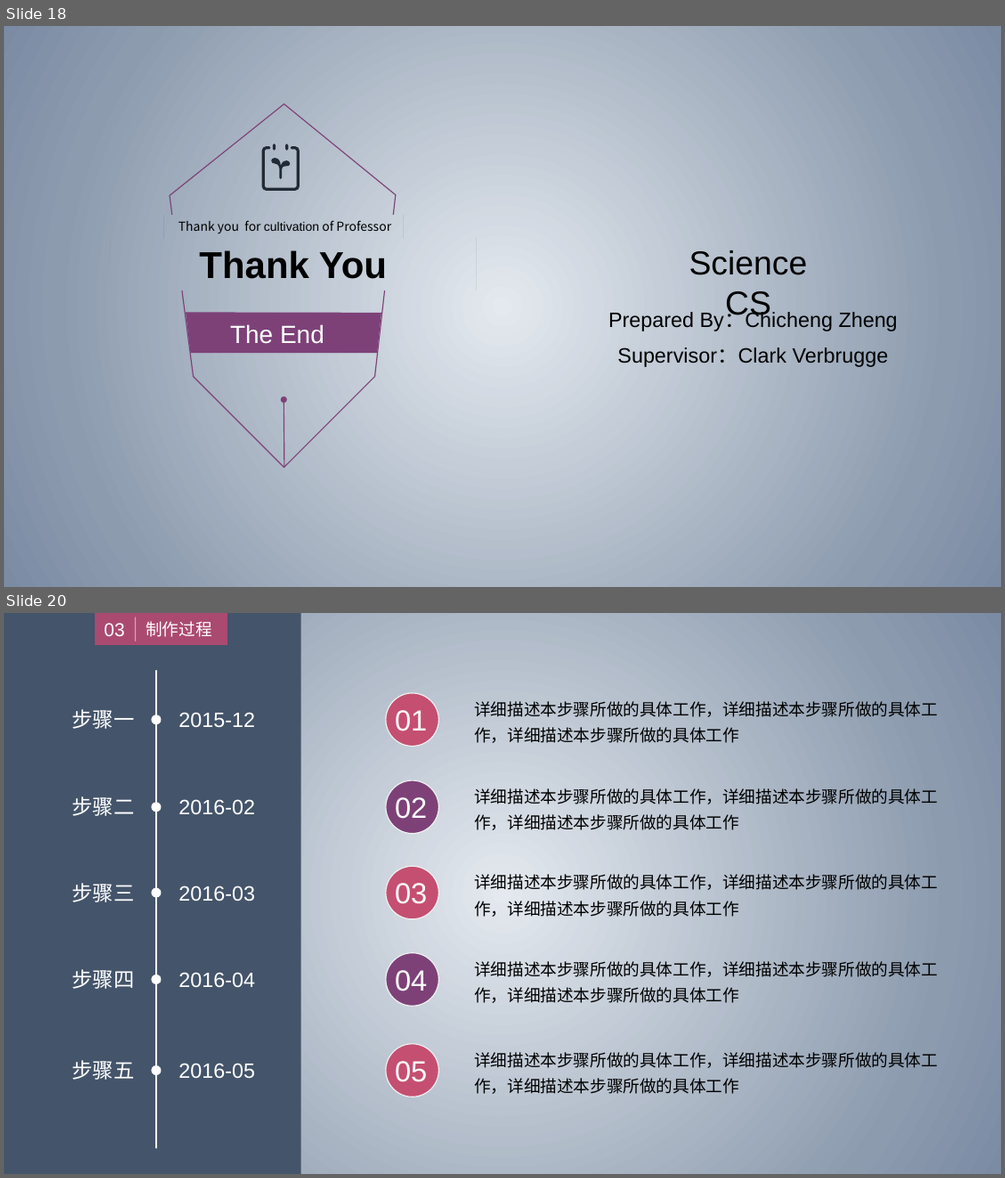
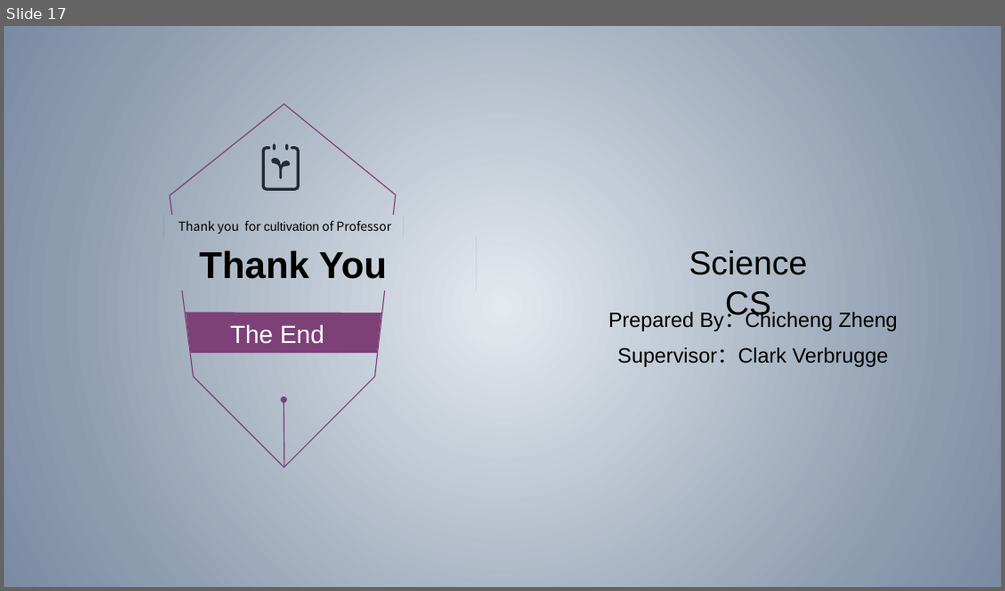
Before and after one commit to zhuangzhuang131419/McGill, a slide deck: COMP396/Presentation.pptx. Shown one above the other, each under a label of ours: slides 18 and 20 before the commit, slide 17 after it; the slides between them are not shown. The pictures are 1005x1178 and 1005x591 pixels, drawn with LibreOffice and Linux fonts; fonts in the diff are those of the drawing. Boxes give left, top, right and bottom in pixels: in the first picture for what was removed or moved away, otherwise in the second. Text is boxed around its words. In the diff, an @@ line names an element or a change of style, - is before the commit and + after.

```diff
--- a/COMP396/Presentation.pptx
+++ b/COMP396/Presentation.pptx
@@ slide 20 removed at (4,613,1001,1174), background gradient #E4E9EF to #8C9BAE to #7B8BA4 @@
@@ rectangle removed at (4,613,301,1174) @@
@@ group removed at (96,613,226,644): 2 texts, 1 rectangle, 1 line @@
-制作过程
-03
@@ line removed from (156, 671) to (156, 1148) @@
@@ text removed at (72,709,134,729) @@
-步骤一
@@ ellipse removed at (152,714,161,724) @@
@@ text removed at (178,712,255,727) @@
-2015-12
@@ ellipse removed at (386,693,439,747) @@
@@ text removed at (395,710,427,731) @@
-01
@@ text removed at (474,701,938,743) @@
-详细描述本步骤所做的具体工作，详细描述本步骤所做的具体工作，详细描述本步骤所做的具体工作
@@ text removed at (72,796,134,816) @@
-步骤二
@@ text removed at (178,799,255,814) @@
-2016-02
@@ ellipse removed at (386,780,439,834) @@
@@ text removed at (395,797,427,819) @@
-02
@@ text removed at (474,786,938,830) @@
-详细描述本步骤所做的具体工作，详细描述本步骤所做的具体工作，详细描述本步骤所做的具体工作
@@ ellipse removed at (152,803,161,811) @@
@@ ellipse removed at (386,866,439,919) @@
@@ text removed at (474,871,938,916) @@
-详细描述本步骤所做的具体工作，详细描述本步骤所做的具体工作，详细描述本步骤所做的具体工作
@@ text removed at (72,883,134,902) @@
-步骤三
@@ ellipse removed at (152,887,161,897) @@
@@ text removed at (178,885,255,900) @@
-2016-03
@@ text removed at (395,883,427,904) @@
-03
@@ ellipse removed at (386,952,439,1005) @@
@@ text removed at (474,958,938,1003) @@
-详细描述本步骤所做的具体工作，详细描述本步骤所做的具体工作，详细描述本步骤所做的具体工作
@@ text removed at (72,969,134,989) @@
-步骤四
@@ ellipse removed at (152,974,161,984) @@
@@ text removed at (178,972,255,987) @@
-2016-04
@@ text removed at (395,970,427,991) @@
-04
@@ text removed at (72,1060,134,1079) @@
-步骤五
@@ ellipse removed at (152,1065,161,1075) @@
@@ text removed at (178,1062,255,1078) @@
-2016-05
@@ ellipse removed at (386,1044,439,1097) @@
@@ text removed at (395,1061,427,1082) @@
-05
@@ text removed at (474,1052,938,1094) @@
-详细描述本步骤所做的具体工作，详细描述本步骤所做的具体工作，详细描述本步骤所做的具体工作
@@ what was slide 18 is now slide 17 @@
```
Also in this commit, not shown: 6 other slides removed.
